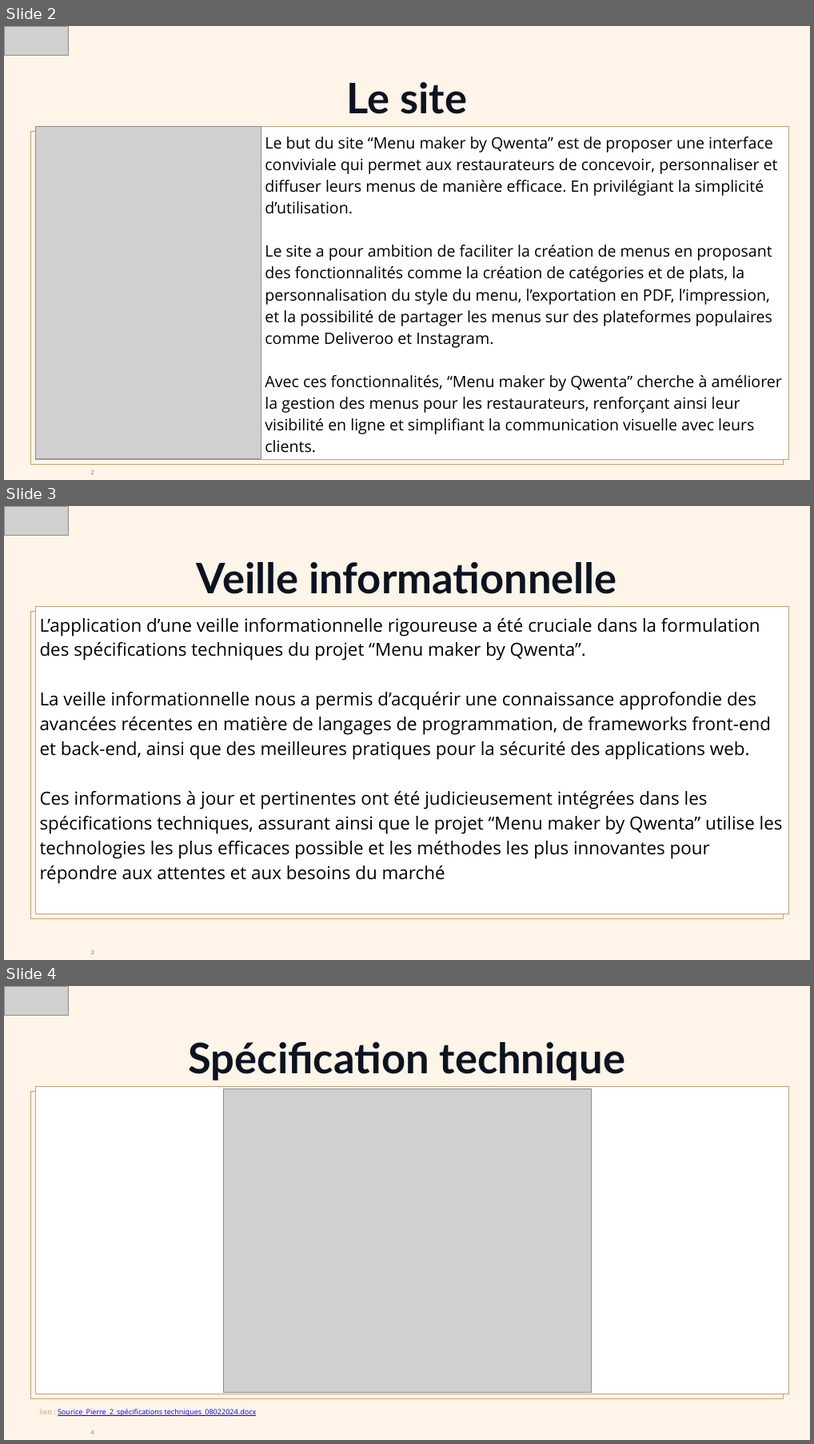
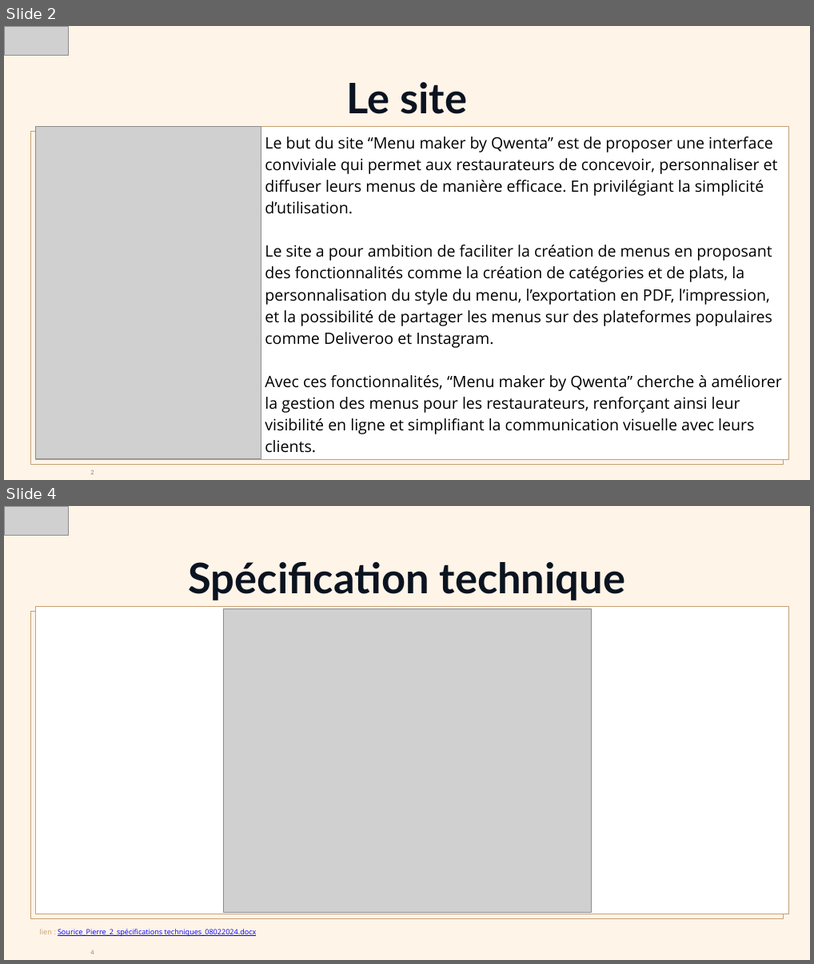
Before and after one commit to Weeskin/P7_-_Planifiez_le_developpement_du_site_de_votre_client, a slide deck: 4_Presentation_générale/Sourice_Pierre_4_solution technique_08022024.pptx. Shown one above the other, each under a label of ours: slides 2, 3 and 4 before the commit, slides 2 and 4 after it; the slides between them are not shown. The pictures are 814x1444 and 814x964 pixels, drawn with LibreOffice and Linux fonts; fonts in the diff are those of the drawing; grey boxes stand for pictures. Boxes give left, top, right and bottom in pixels: in the first picture for what was removed or moved away, otherwise in the second. Text is boxed around its words. In the diff, an @@ line names an element or a change of style, - is before the commit and + after.

```diff
--- a/4_Presentation_générale/Sourice_Pierre_4_solution technique_08022024.pptx
+++ b/4_Presentation_générale/Sourice_Pierre_4_solution technique_08022024.pptx
@@ slide 3 removed at (4, 506, 810, 960), background #FFF4E8 @@
@@ picture removed at (4, 506, 68, 536) @@
@@ text removed at (197, 562, 618, 594) @@
-Veille informationnelle
@@ rectangle removed at (30, 611, 784, 918) @@
@@ rectangle removed at (35, 606, 789, 914) @@
@@ text removed at (40, 617, 783, 883) @@
-L’application d’une veille informationnelle rigoureuse a été cruciale dans la formulation des spécifications techniques du projet “Menu maker by Qwenta”.
-La veille informationnelle nous a permis d’acquérir une connaissance approfondie des avancées récentes en matière de langages de programmation, de frameworks front-end et back-end, ainsi que des meilleures pratiques pour la sécurité des applications web.
-Ces informations à jour et pertinentes ont été judicieusement intégrées dans les spécifications techniques, assurant ainsi que le projet “Menu maker by Qwenta” utilise les technologies les plus efficaces possible et les méthodes les plus innovantes pour répondre aux attentes et aux besoins du marché
@@ page number removed at (90, 949, 94, 954) @@
-3
```
Also in this commit, not shown: 3 slides changed, 4 other files.
